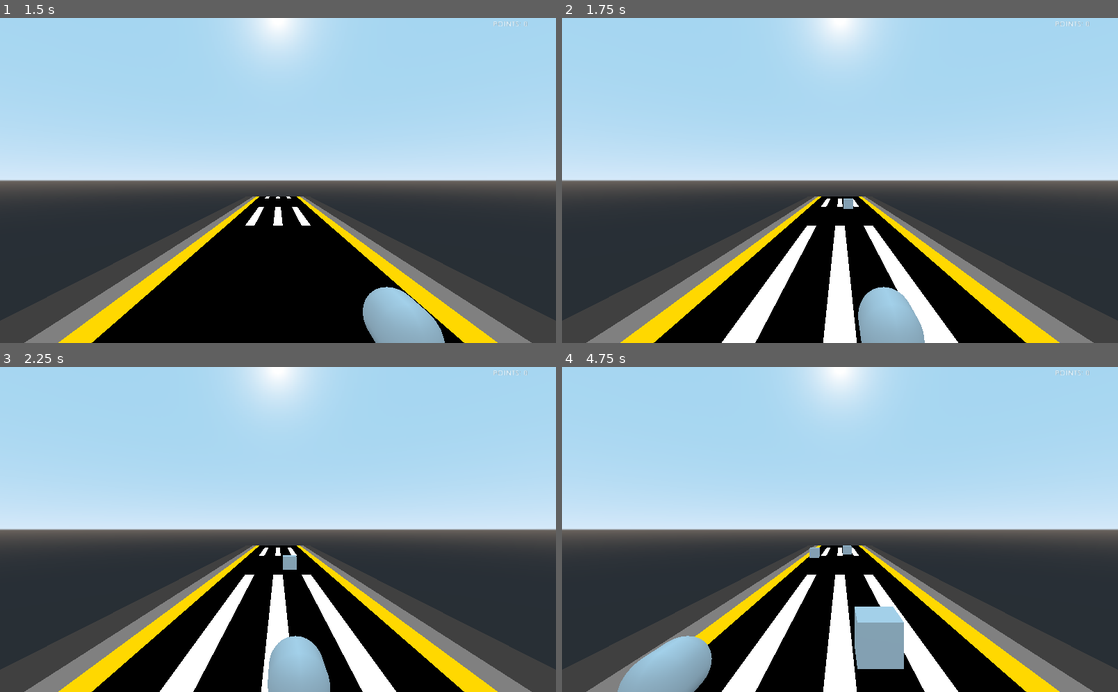
Above: before the commit, frames 1-4 (two rows, left to right).
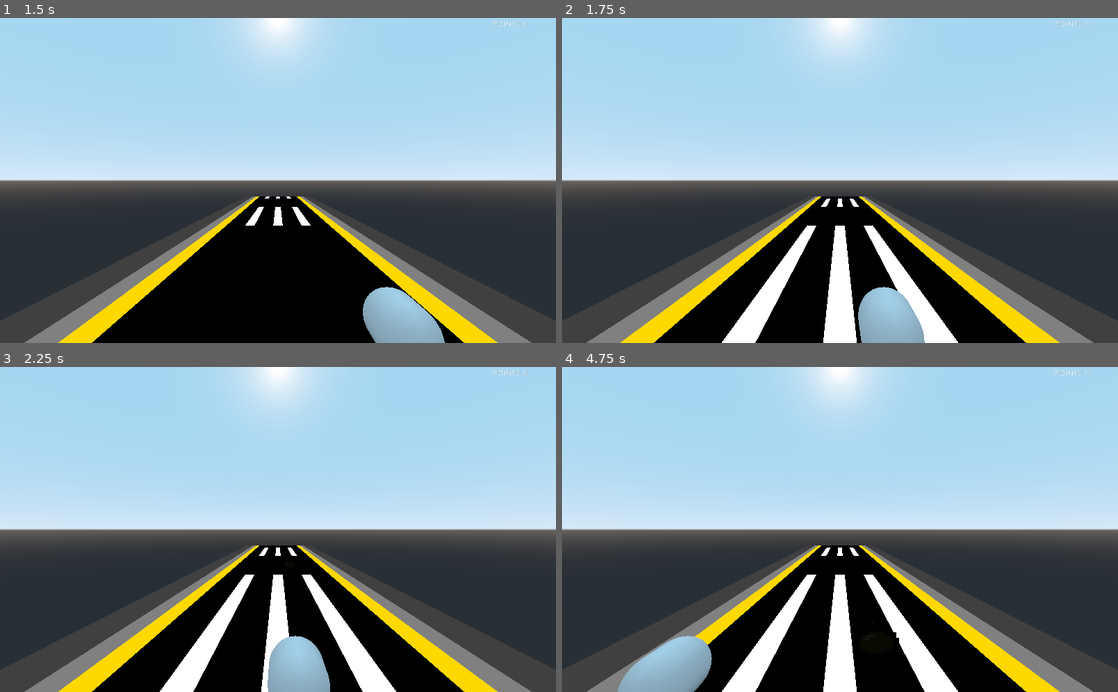
Above: after the commit, the same moments.

Repository: ClarkThyLord/Speed-Trash
Game: Godot game, scene res://src/game/game.tscn
The game is run twice, just before and just after one commit, with the same random seed, the same clock (stepped at 60 frames per second) and the same inputs.
Inputs:
- Up to frame 1 (1.5 s): hold Right (ui_right) 0.53-1.28 s; hold Left (ui_left) from 1.28 s (still down)
- Up to frame 2 (1.75 s): keep holding Left (ui_left)
- Up to frame 3 (2.25 s): release Left (ui_left) at 2.03 s; hold Right (ui_right) from 2.03 s (still down)
- Up to frame 4 (4.75 s): release Right (ui_right) at 3.53 s; hold Left (ui_left) from 3.53 s (still down)

Frame 1 is identical in both runs. In frame 2, less than 0.1% of the frame differs, in the area x 50-53%, y 55-59%; in frame 3, 0.1%; in frame 4, 1.7%, in the area x 44-62%, y 54-93%.

Commit message:
added different type of trash
Clark was here :V

Diff:
--- a/src/map/objects/trash/trash.gd
+++ b/src/map/objects/trash/trash.gd
@@ -1,16 +1,54 @@
+tool
 extends "res://src/map/objects/map_object.gd"
 
 
-# Declare member variables here. Examples:
-# var a = 2
-# var b = "text"
+
+## Enums
+enum TrashTypes {
+	ORGANIC,
+	PAPER,
+	GLASS,
+	METAL,
+	PLASTIC,
+	E_WASTE,
+}
 
 
-# Called when the node enters the scene tree for the first time.
-func _ready():
-	pass # Replace with function body.
+
+## Exported Variables
+export(TrashTypes) var trash_type := 0 setget set_trash_type
 
 
-# Called every frame. 'delta' is the elapsed time since the previous frame.
-#func _process(delta):
-#	pass
+
+## OnReady Variables
+onready var texture : Sprite3D = get_node("Sprite3D")
+
+
+
+## Built-In Virtual Methods
+func _ready() -> void:
+	set_trash_type(trash_type)
+
+
+
+## Public Methods
+func set_trash_type(value : int) -> void:
+	var color : Color
+	match trash_type:
+		TrashTypes.ORGANIC:
+			color = Color(0.082353, 0.082353, 0.082353)
+		TrashTypes.PAPER:
+			color = Color(0, 0.215686, 1)
+		TrashTypes.GLASS:
+			color = Color.white
+		TrashTypes.METAL:
+			color = Color(1, 0.92549, 0)
+		TrashTypes.PLASTIC:
+			color = Color(1, 0.568627, 0)
+		TrashTypes.E_WASTE:
+			color = Color.red
+		_:
+			return
+	trash_type = value
+
+	texture.modulate = color
--- a/src/map/objects/trash/trash.tscn
+++ b/src/map/objects/trash/trash.tscn
@@ -1,10 +1,9 @@
 [gd_scene load_steps=4 format=2]
 
 [ext_resource path="res://src/map/objects/trash/trash.gd" type="Script" id=1]
+[ext_resource path="res://assets/map/objects/trash/texture.png" type="Texture" id=2]
 
 [sub_resource type="BoxShape" id=1]
-
-[sub_resource type="CubeMesh" id=2]
 
 [node name="Trash" type="Area"]
 script = ExtResource( 1 )
@@ -12,6 +11,7 @@
 [node name="CollisionShape" type="CollisionShape" parent="."]
 shape = SubResource( 1 )
 
-[node name="MeshInstance" type="MeshInstance" parent="."]
-mesh = SubResource( 2 )
-material/0 = null
+[node name="Sprite3D" type="Sprite3D" parent="."]
+modulate = Color( 0, 0.215686, 1, 1 )
+pixel_size = 0.13
+texture = ExtResource( 2 )
Binary file added: assets/map/objects/trash/texture.png
Not shown, added: assets/map/objects/trash/texture.png.import
